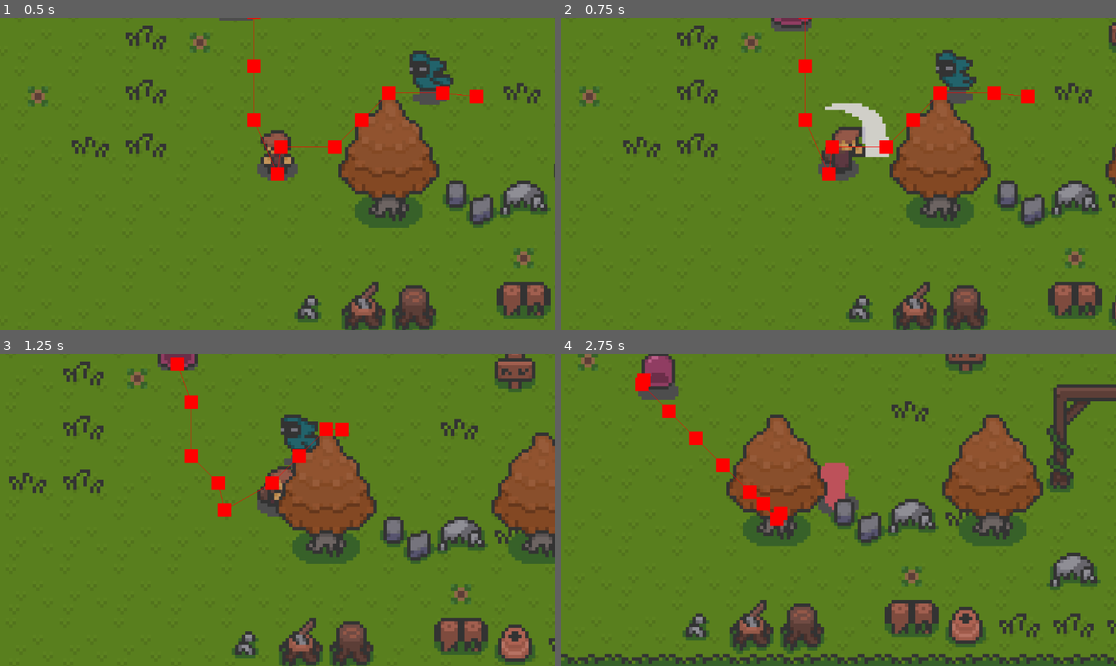
Above: before the commit, frames 1-4 (two rows, left to right).
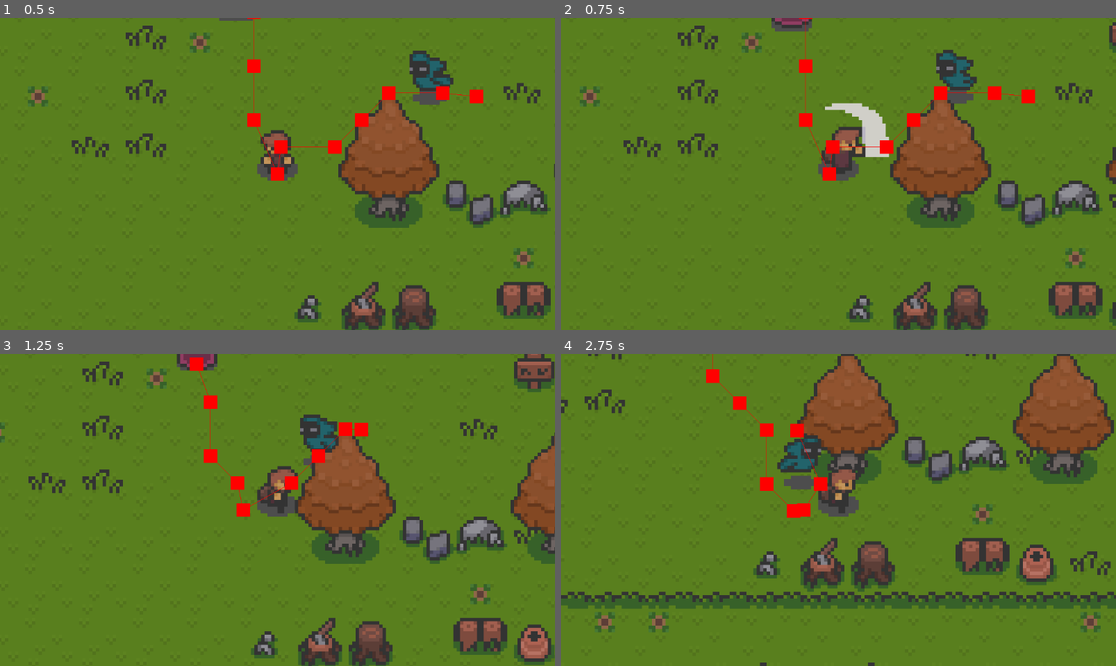
Above: after the commit, the same moments.

Repository: lilmax6969/small-seed_island-gd
Game: Godot game, scene res://scenes/test.tscn
The game is run twice, just before and just after one commit, with the same random seed, the same clock (stepped at 60 frames per second) and the same inputs.
Inputs (mouse positions are in pixels of both pictures, inside the frame that each line leads up to):
- Up to frame 1 (0.5 s): no input
- Up to frame 2 (0.75 s): move the mouse to (960, 158) at 0.52 s; hold D (right) from 0.53 s (still down); click (960, 158) at 0.6 s
- Up to frame 3 (1.25 s): keep holding D (right)
- Up to frame 4 (2.75 s): move the mouse to (727, 525) at 1.27 s; release D (right) at 1.28 s; hold S (down) 1.28-2.03 s; click (727, 525) at 1.35 s; move the mouse to (894, 441) at 2.02 s; hold D (right) from 2.03 s (still down); click (894, 441) at 2.1 s

Frame 1 is identical in both runs. In frame 2, 1.3% of the frame differs, in the area x 3-100%, y 0-100%; in frame 3, 19%; in frame 4, 41%, in the area x 0-100%, y 0-100%.

Commit message:
Laurent Update

Diff:
--- a/scripts/player.gd
+++ b/scripts/player.gd
@@ -10,7 +10,7 @@
 
 @export var ACCELERATION: float = 750.0
 @export var DECELERATION: float = 1000.0
-@export var MAX_SPEED: float = 75.0
+@export var MAX_SPEED: float = 45.0
 @export var KNOCKBACK_COOLDOWN: float = 0.75
 @export var ATTACK_COOLDOWN: float = 0.5
 
